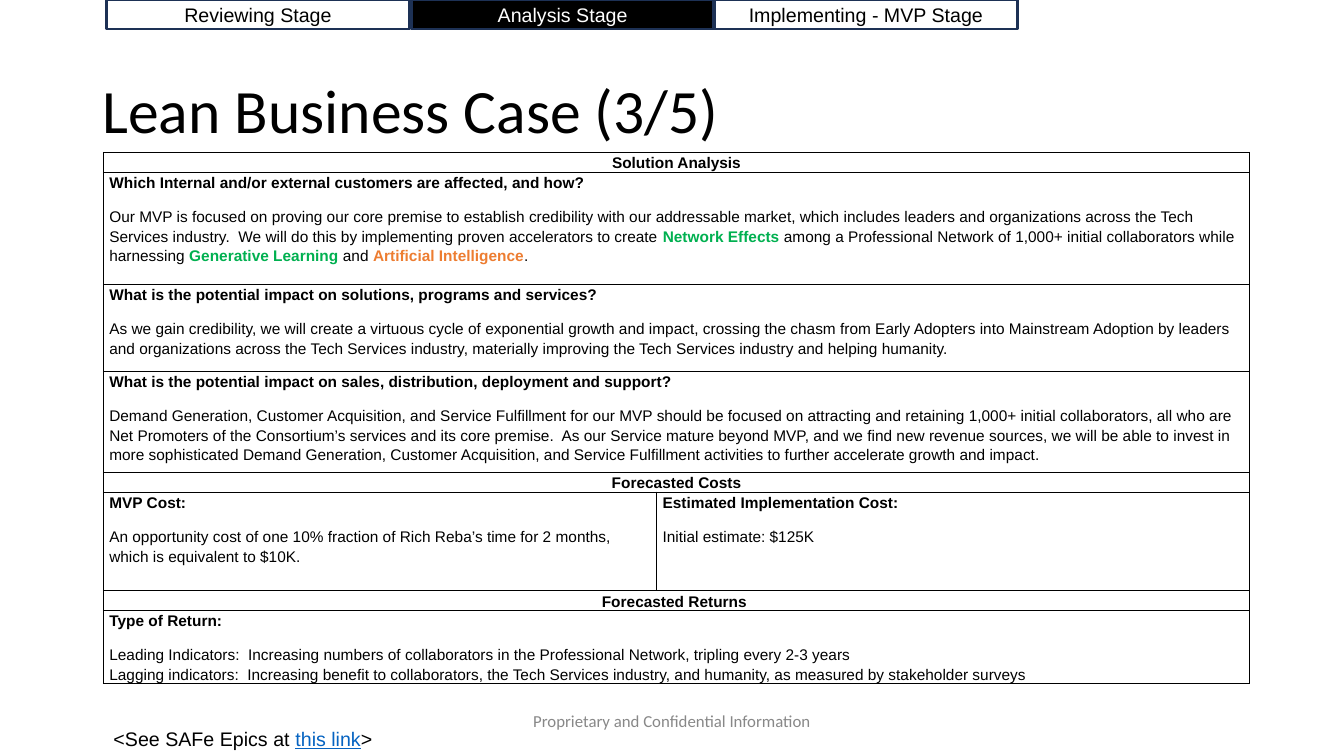
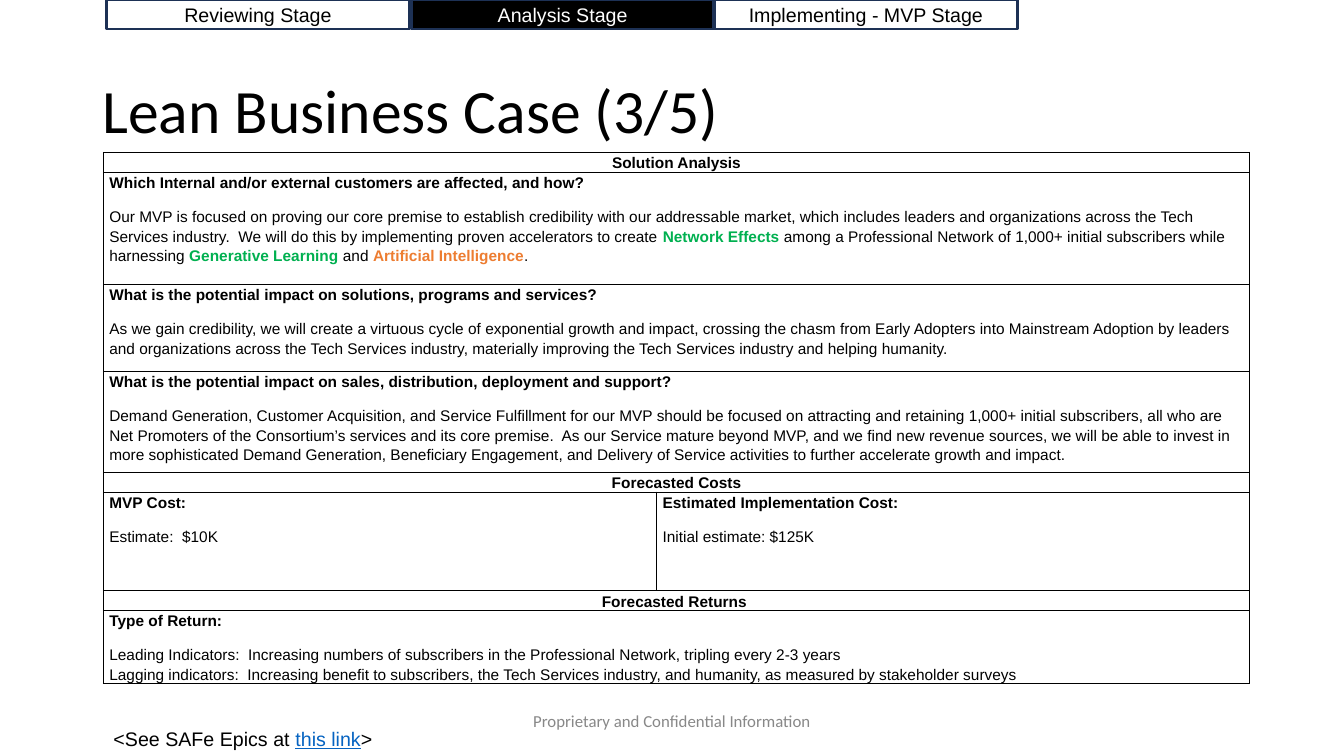
Before and after one commit to AccelRR8-Consortium-NonProfit/Management-Public, a slide deck: slide 10 of docs/2_Value_Creation/2a_Product/Professional Networking/Professional Networking v1 Lean Business Case.pptx. Drawn at 1344x756 pixels with LibreOffice and Linux fonts; fonts in the diff are those of the drawing; background and template pictures are left out. Boxes give left, top, right and bottom in pixels: in the first picture for what was removed or moved away, otherwise in the second. Text is boxed around its words. In the diff, an @@ line names an element or a change of style, - is before the commit and + after.

Commit message:
Updated Professional Networking Service v1 Lean Business Case

```diff
--- a/docs/2_Value_Creation/2a_Product/Professional Networking/Professional Networking v1 Lean Business Case.pptx
+++ b/docs/2_Value_Creation/2a_Product/Professional Networking/Professional Networking v1 Lean Business Case.pptx
@@ table at [104, 152, 1250, 687] @@
-row 2, column 1: Which Internal and/or external customers are affected, and how? / Our MVP is focused on proving our core premise to establish credibility with our addressable market, which includes leaders and organizations across the Tech Services industry. We will do this by implementing proven accelerators to create Network Effects among a Professional Network of 1,000+ initial collaborators while harnessing Generative Learning and Artificial Intelligence.
+row 2, column 1: Which Internal and/or external customers are affected, and how? / Our MVP is focused on proving our core premise to establish credibility with our addressable market, which includes leaders and organizations across the Tech Services industry. We will do this by implementing proven accelerators to create Network Effects among a Professional Network of 1,000+ initial subscribers while harnessing Generative Learning and Artificial Intelligence.
-row 4, column 1: What is the potential impact on sales, distribution, deployment and support? / Demand Generation, Customer Acquisition, and Service Fulfillment for our MVP should be focused on attracting and retaining 1,000+ initial collaborators, all who are Net Promoters of the Consortium’s services and its core premise. As our Service mature beyond MVP, and we find new revenue sources, we will be able to invest in more sophisticated Demand Generation, Customer Acquisition, and Service Fulfillment activities to further accelerate growth and impact.
+row 4, column 1: What is the potential impact on sales, distribution, deployment and support? / Demand Generation, Customer Acquisition, and Service Fulfillment for our MVP should be focused on attracting and retaining 1,000+ initial subscribers, all who are Net Promoters of the Consortium’s services and its core premise. As our Service mature beyond MVP, and we find new revenue sources, we will be able to invest in more sophisticated Demand Generation, Beneficiary Engagement, and Delivery of Service activities to further accelerate growth and impact.
-row 6, column 1: MVP Cost: / An opportunity cost of one 10% fraction of Rich Reba’s time for 2 months, which is equivalent to $10K.
+row 6, column 1: MVP Cost: / Estimate: $10K
-row 8, column 1: Type of Return: / Leading Indicators: Increasing numbers of collaborators in the Professional Network, tripling every 2-3 years Lagging indicators: Increasing benefit to collaborators, the Tech Services industry, and humanity, as measured by stakeholder surveys
+row 8, column 1: Type of Return: / Leading Indicators: Increasing numbers of subscribers in the Professional Network, tripling every 2-3 years Lagging indicators: Increasing benefit to subscribers, the Tech Services industry, and humanity, as measured by stakeholder surveys
```
Also in this commit, not shown: 8 other slides changed, 3 other files.
